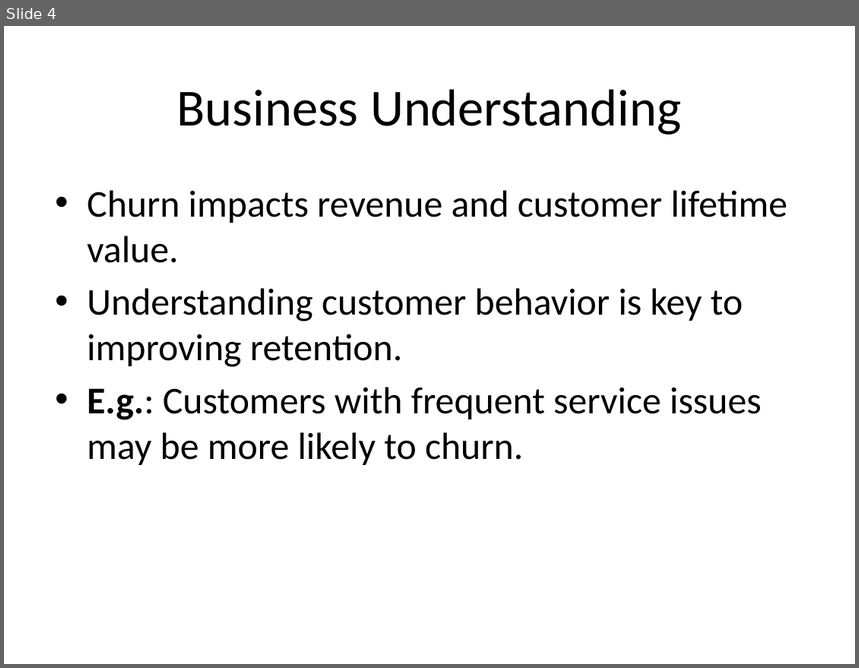
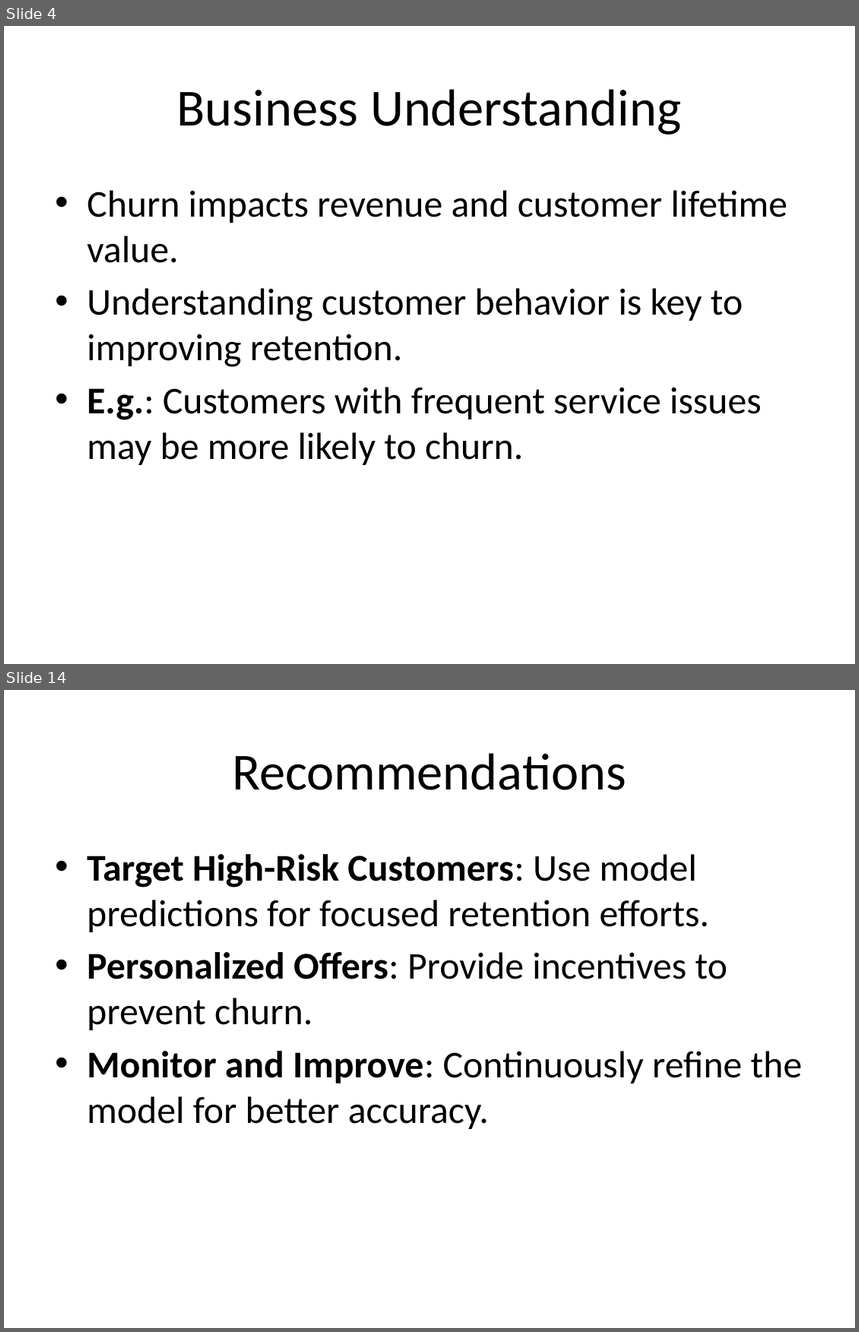
Before and after one commit to wawerukahuthu/PHASE-3-PROJECT, a slide deck: Predicting Customer Churn for SyriaTel.pptx. Shown one above the other, each under a label of ours: slide 4 before the commit, slides 4 and 14 after it; the slides between them are not shown. The pictures are 859x668 and 859x1332 pixels, drawn with LibreOffice and Linux fonts; fonts in the diff are those of the drawing. Boxes give left, top, right and bottom in pixels: in the first picture for what was removed or moved away, otherwise in the second. Text is boxed around its words. In the diff, an @@ line names an element or a change of style, - is before the commit and + after.

```diff
--- a/Predicting Customer Churn for SyriaTel.pptx
+++ b/Predicting Customer Churn for SyriaTel.pptx
@@ slide 14 added at [4,690,855,1328], background #FFFFFF @@
@@ title added at [232,753,626,790], 44 pt, text #000000 @@
+Recommendations
@@ text added at [87,854,803,1129], 32 pt, text #000000 @@
+• Target High-Risk Customers: Use model predictions for focused retention efforts.
+• Personalized Offers: Provide incentives to prevent churn.
+• Monitor and Improve: Continuously refine the model for better accuracy.
```
Also in this commit, not shown: 10 other slides added, 1 slide removed, 2 other files.
